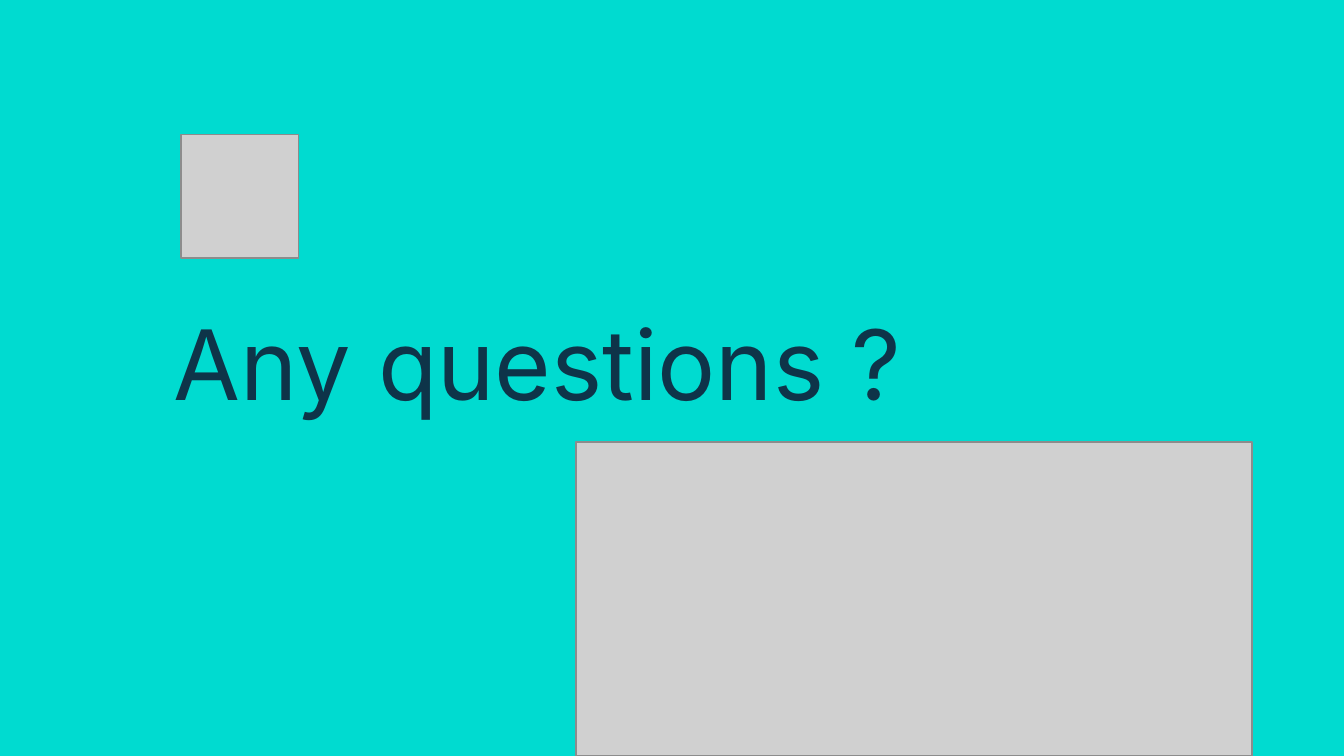
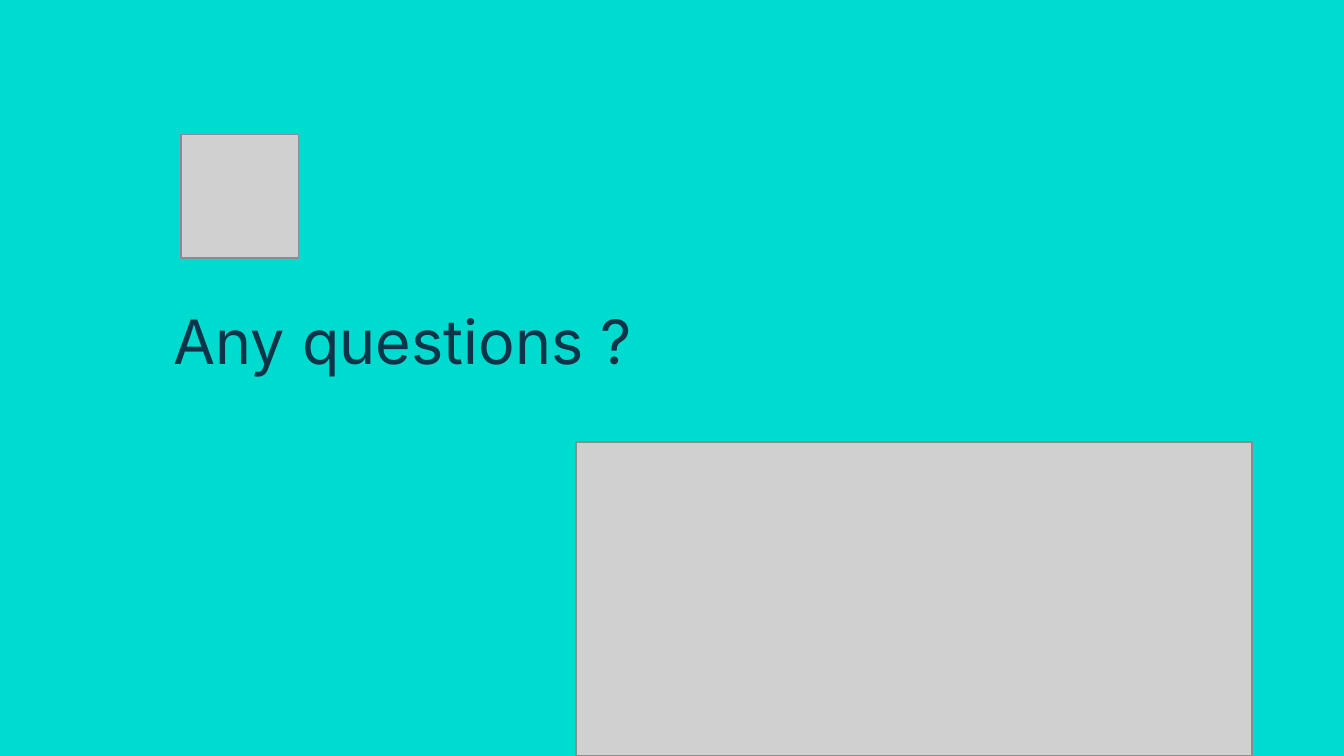
Before and after one commit to kinpintouche-star/football-predictor, a slide deck: slide 14 of FootballPredictorDemoDay20260803.pptx (slide 12 before the commit). Drawn at 1344x756 pixels with LibreOffice and Linux fonts; fonts in the diff are those of the drawing; grey boxes stand for pictures. Boxes give left, top, right and bottom in pixels: in the first picture for what was removed or moved away, otherwise in the second. Text is boxed around its words. In the diff, an @@ line names an element or a change of style, - is before the commit and + after.

```diff
--- a/FootballPredictorDemoDay20260803.pptx
+++ b/FootballPredictorDemoDay20260803.pptx
@@ title "Any questions ?" at [174, 318, 583, 377]: size 52 to 32.8 pt @@
```
Also in this commit, not shown: 12 other slides changed, 2 slides added.
